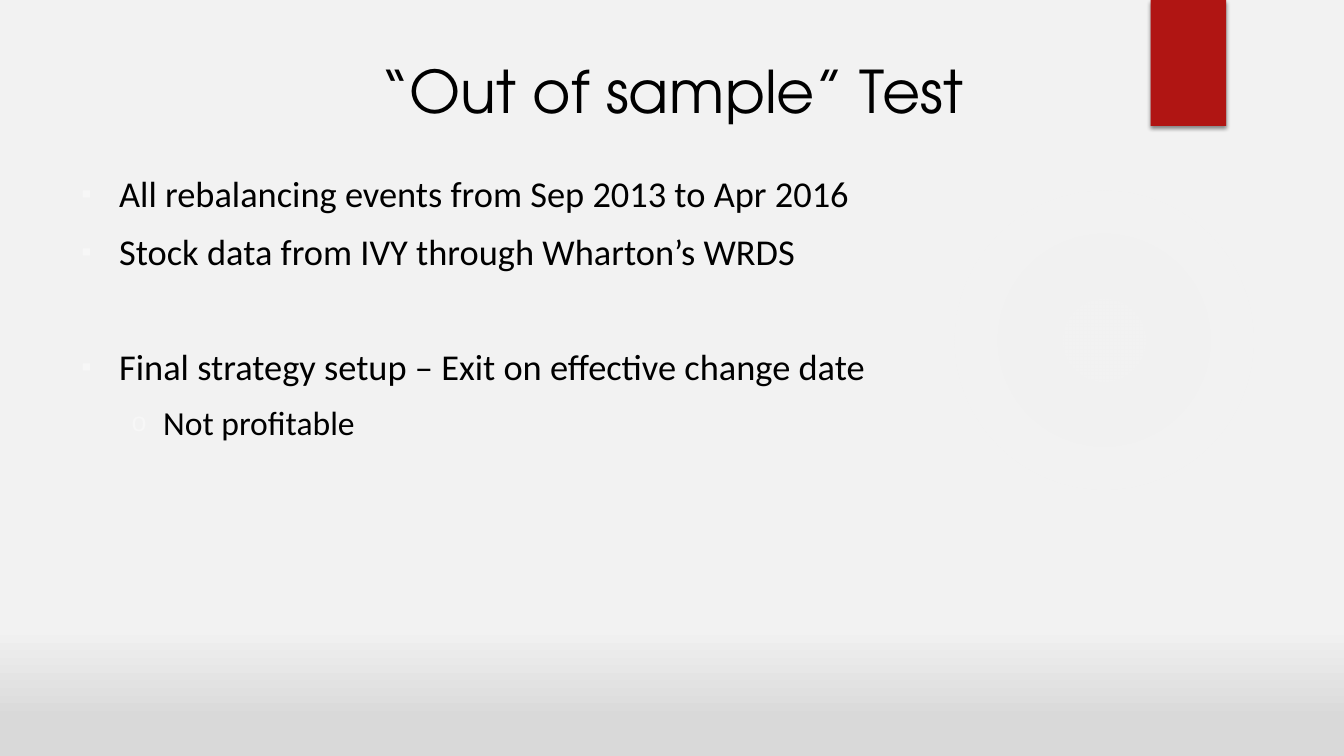
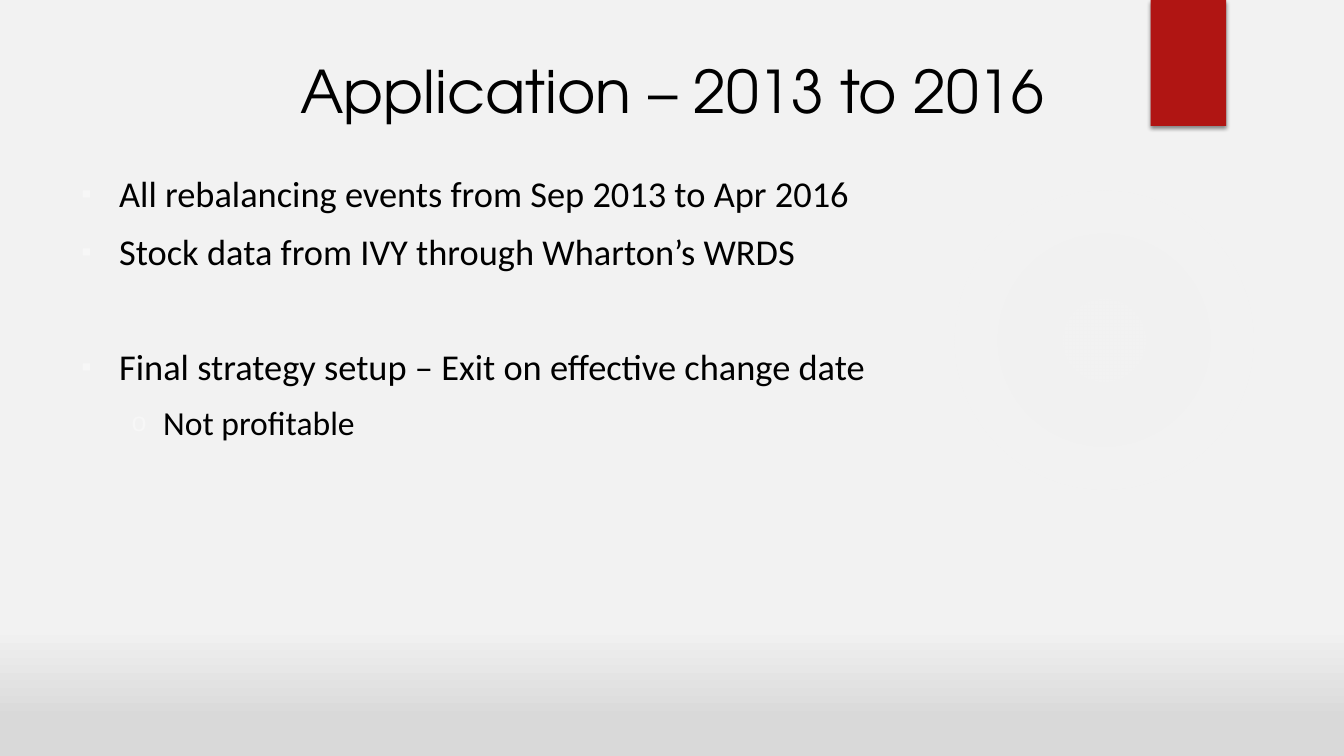
Before and after one commit to bspeice/experimental-finance, a slide deck: slide 25 of Final Project/SP500_Composition/EDF-Presentation.pptx (slide 18 before the commit). Drawn at 1344x756 pixels with LibreOffice and Linux fonts; fonts in the diff are those of the drawing; background and template pictures are left out. Boxes give left, top, right and bottom in pixels: in the first picture for what was removed or moved away, otherwise in the second. Text is boxed around its words. In the diff, an @@ line names an element or a change of style, - is before the commit and + after.

```diff
--- a/Final Project/SP500_Composition/EDF-Presentation.pptx
+++ b/Final Project/SP500_Composition/EDF-Presentation.pptx
@@ title at (300,68,1044,125): text changed @@
-“Out of sample” Test
+Application – 2013 to 2016
```
Also in this commit, not shown: 9 other slides changed, 1 slide added, 4 other files.
